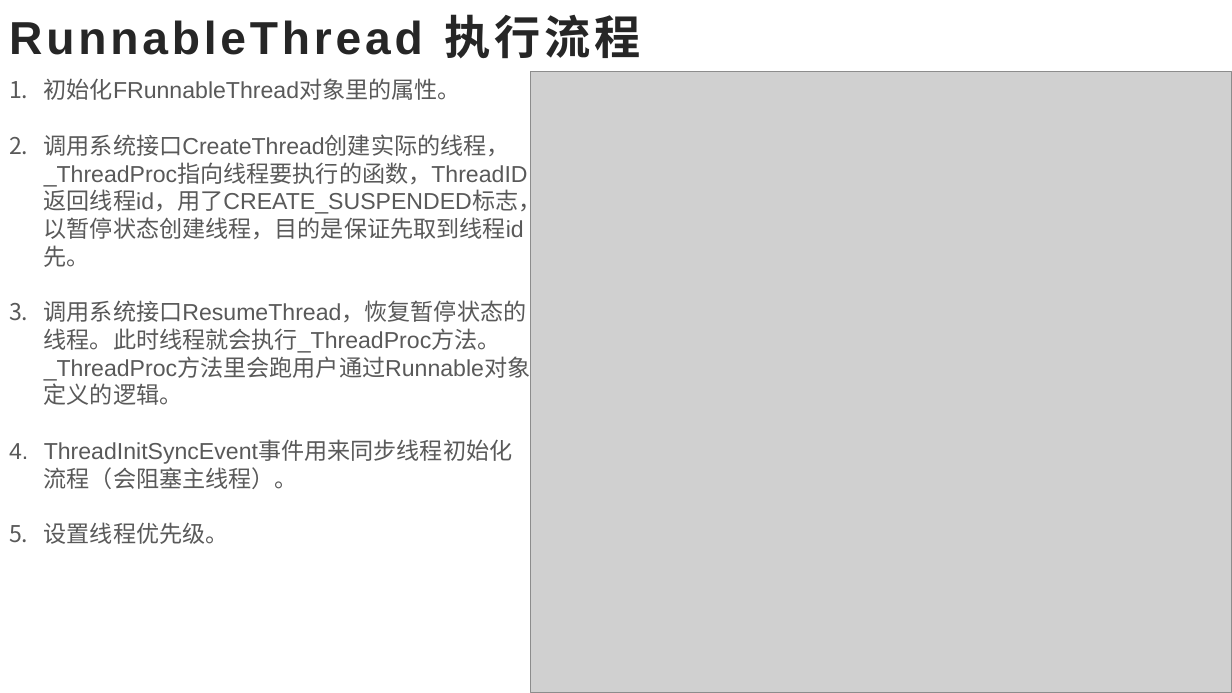
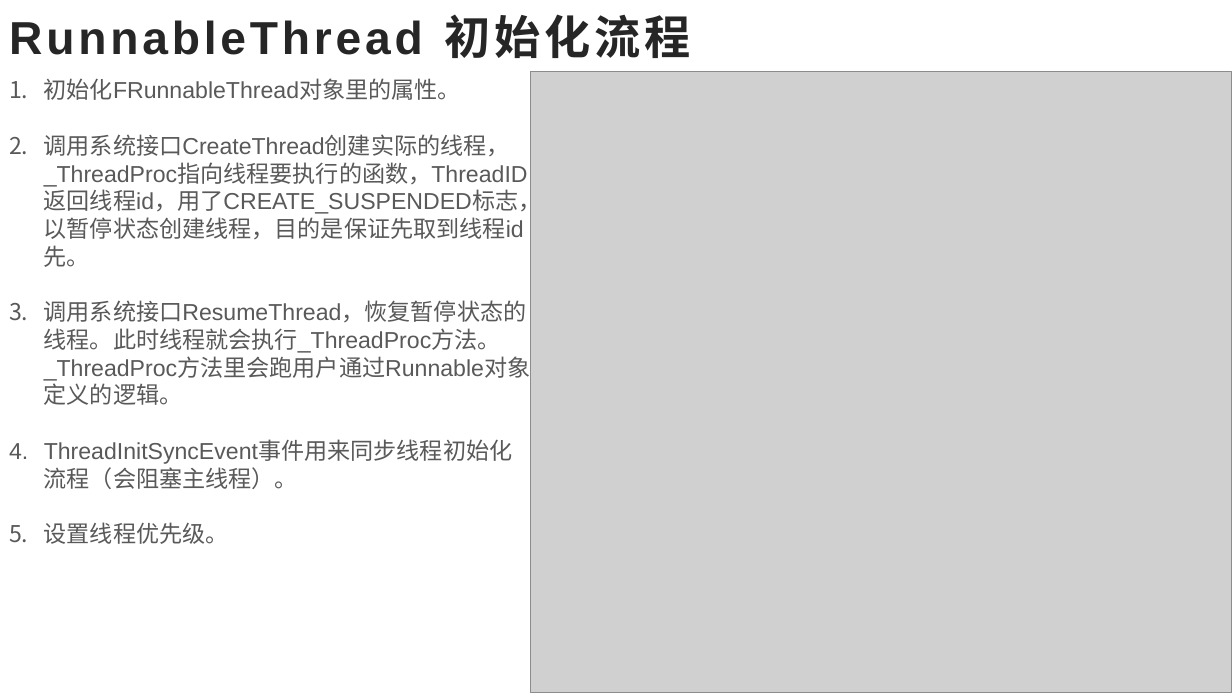
Before and after one commit to ZLam/LearnUE4, a slide deck: slide 8 of MultiThread/PPT/UE4_多线程.pptx. Drawn at 1232x693 pixels with LibreOffice and Linux fonts; fonts in the diff are those of the drawing; grey boxes stand for pictures. Boxes give left, top, right and bottom in pixels: in the first picture for what was removed or moved away, otherwise in the second. Text is boxed around its words. In the diff, an @@ line names an element or a change of style, - is before the commit and + after.

```diff
--- a/MultiThread/PPT/UE4_多线程.pptx
+++ b/MultiThread/PPT/UE4_多线程.pptx
@@ title at (x1=9, y1=14, x2=690, y2=58): text changed @@
-RunnableThread 执行流程
+RunnableThread 初始化流程
```
Also in this commit, not shown: 14 other slides changed, 1 slide added, 1 slide removed, 1 other file.
